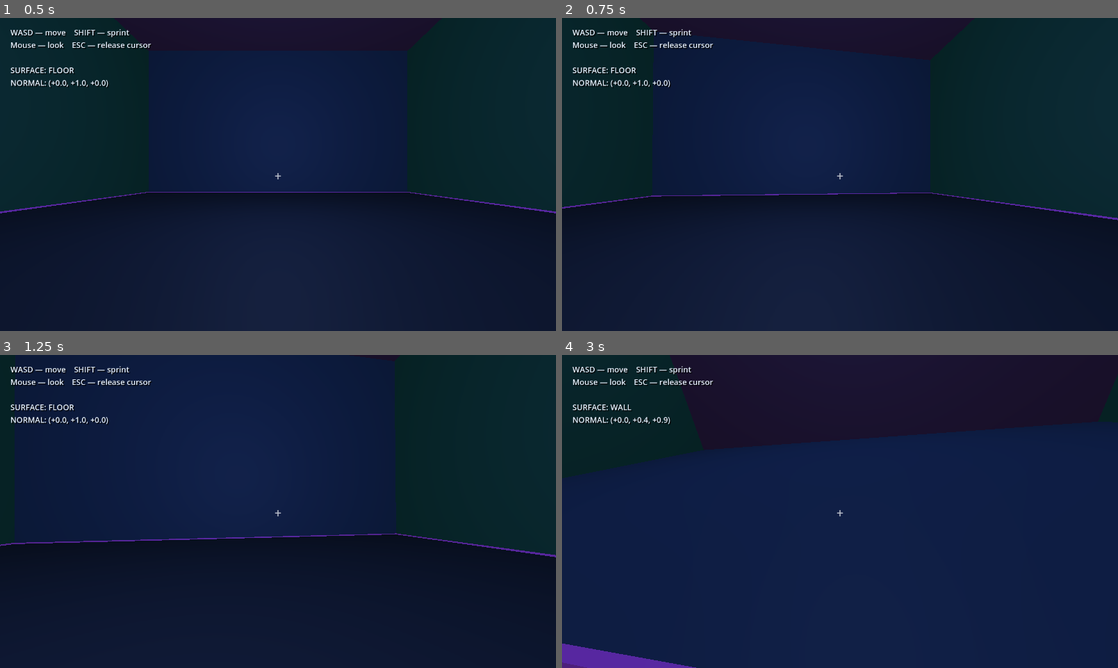
Above: before the commit, frames 1-4 (two rows, left to right).
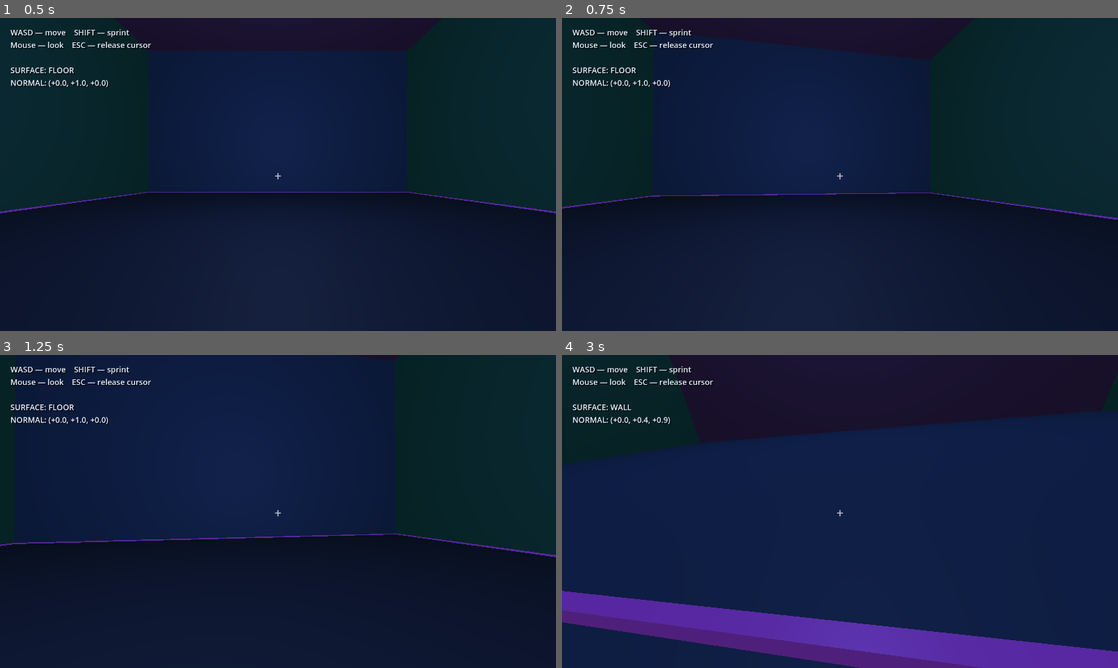
Above: after the commit, the same moments.

Repository: VovaShkrobtak/GD-TEST
Game: Godot game, scene res://scenes/main.tscn
Same seed, same stepped clock (60 frames per second), same inputs: the game is played once before the commit and once after it.
Inputs (mouse positions are in pixels of both pictures, inside the frame that each line leads up to):
- Up to frame 1 (0.5 s): no input
- Up to frame 2 (0.75 s): tap Enter at 0.5 s; move the mouse to (867, 174) at 0.52 s; hold W from 0.53 s (still down); hold Shift from 0.53 s (still down)
- Up to frame 3 (1.25 s): keep holding W; keep holding Shift
- Up to frame 4 (3 s): keep holding W; move the mouse to (812, 511) at 1.27 s; release Shift at 1.28 s; tap Shift at 1.35, 2.85 s; move the mouse to (851, 505) at 2.02 s; hold Shift 2.03-2.78 s; move the mouse to (834, 517) at 2.77 s

Frame 1 is identical in both runs. In frame 2, less than 0.1% of the frame differs, in the area x 0-100%, y 55-65%; in frame 3, less than 0.1%; in frame 4, 14%, in the area x 0-100%, y 18-100%.

Commit message:
Use volumetric camera collision to prevent corner wall clipping

Diff:
--- a/scripts/player.gd
+++ b/scripts/player.gd
@@ -221,48 +221,52 @@
 
 
 func _update_camera_collision() -> void:
-    # The camera should sit at the player's head, but never cross a solid
-    # surface. This matters especially at 90-degree corners where the capsule
-    # may remain valid while the camera's offset would place its origin behind
-    # a wall.
+    # Keep the camera at head height relative to the CURRENT surface.
     view_pivot.position = surface_up * CAMERA_HEAD_HEIGHT
 
     var desired_local := bob_position_offset
     var desired_world := view_pivot.global_transform * desired_local
-    var anchor_world := view_pivot.global_position
-
-    var query := PhysicsRayQueryParameters3D.create(
-        anchor_world,
-        desired_world
-    )
-    query.collision_mask = 1
-    query.collide_with_bodies = true
-    query.collide_with_areas = false
-    query.exclude = [self]
-
-    var hit := get_world_3d().direct_space_state.intersect_ray(query)
+
+    # A sphere test is used instead of a single ray. At a 90-degree corner
+    # the camera can overlap a wall even when the ray itself has no useful
+    # distance to report.
+    var space_state := get_world_3d().direct_space_state
+    var camera_shape := SphereShape3D.new()
+    camera_shape.radius = camera_collision_radius
 
     var safe_world := desired_world
 
-    if not hit.is_empty():
-        var hit_position: Vector3 = hit.position
-        var direction := desired_world - anchor_world
-
-        if direction.length_squared() > 0.000001:
-            var length := direction.length()
-            var safe_distance := maxf(
-                0.0,
-                hit_position.distance_to(anchor_world) - camera_collision_padding
-            )
-            safe_distance = minf(safe_distance, length)
-            safe_world = anchor_world + direction.normalized() * safe_distance
-
-    # Camera3D is at local origin of the pivot; convert the collision-safe
-    # world point back into pivot space and apply only the head-bob offset.
+    # Resolve up to three simultaneous wall contacts (e.g. a tight corner).
+    for _i in range(3):
+        var params := PhysicsShapeQueryParameters3D.new()
+        params.shape = camera_shape
+        params.transform = Transform3D(
+            Basis.IDENTITY,
+            safe_world
+        )
+        params.collision_mask = 1
+        params.collide_with_bodies = true
+        params.collide_with_areas = false
+        params.exclude = [self]
+
+        var rest := space_state.get_rest_info(params)
+        if rest.is_empty():
+            break
+
+        var normal: Vector3 = rest.normal.normalized()
+        var point: Vector3 = rest.point
+
+        # Move the camera sphere out of the surface by its radius + padding.
+        # This keeps the near plane away from geometry too.
+        safe_world = point + normal * (
+            camera_collision_radius + camera_collision_padding
+        )
+
     var safe_local := view_pivot.global_transform.affine_inverse() * safe_world
+
     _camera_position = _camera_position.lerp(
         safe_local,
-        0.65
+        0.8
     )
 
     camera.position = _camera_position
